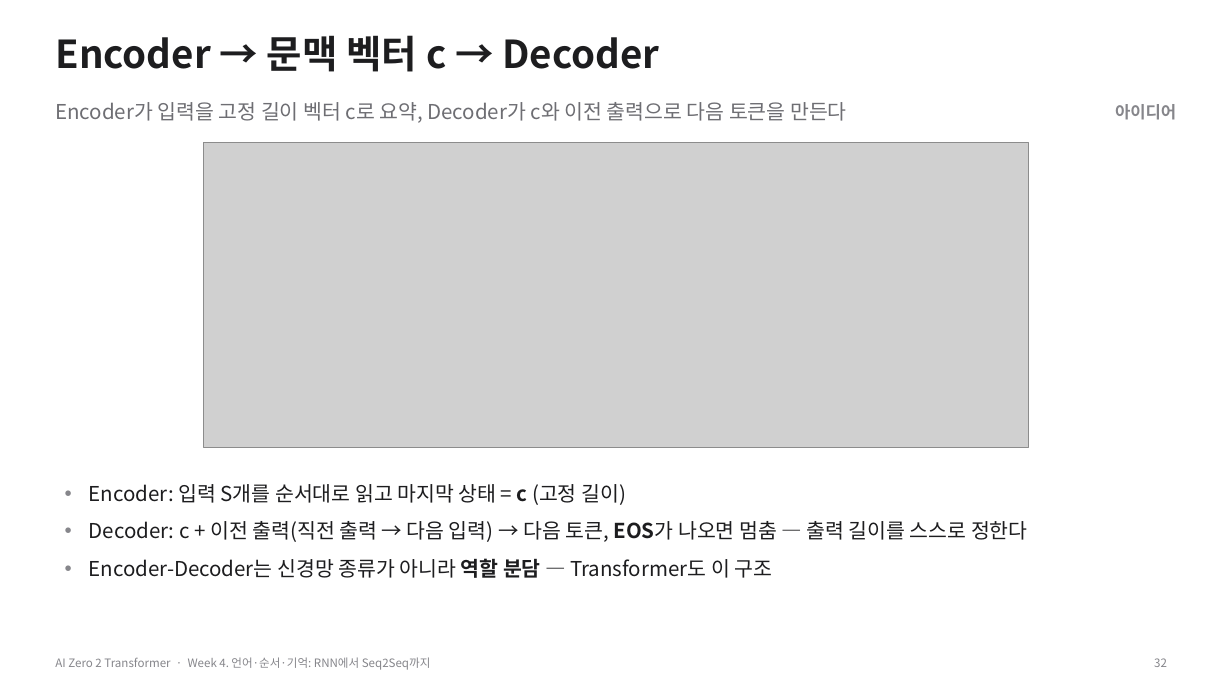
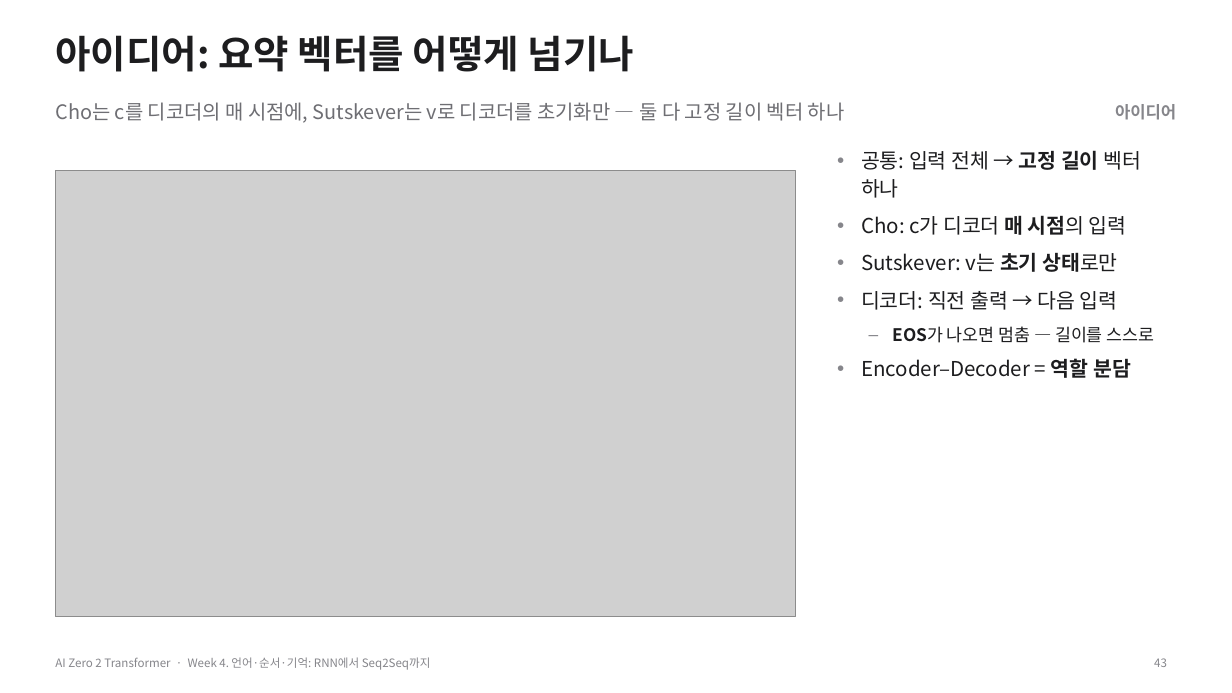
Before and after one commit to myunhh/AI-Zero-2-Transformers, a slide deck: slide 43 of lectures/week04_rnn_lstm_seq2seq.pptx (slide 32 before the commit). Drawn at 1232x693 pixels with LibreOffice and Linux fonts; fonts in the diff are those of the drawing; grey boxes stand for pictures. Boxes give left, top, right and bottom in pixels: in the first picture for what was removed or moved away, otherwise in the second. Text is boxed around its words. In the diff, an @@ line names an element or a change of style, - is before the commit and + after.

```diff
--- a/lectures/week04_rnn_lstm_seq2seq.pptx
+++ b/lectures/week04_rnn_lstm_seq2seq.pptx
@@ title at <box>55,35,634,72</box>: text changed @@
-Encoder → 문맥 벡터 c → Decoder
+아이디어: 요약 벡터를 어떻게 넘기나
@@ text at <box>55,102,845,123</box>: text changed; size 16 to 15.5 pt @@
-Encoder가 입력을 고정 길이 벡터 c로 요약, Decoder가 c와 이전 출력으로 다음 토큰을 만든다
+Cho는 c를 디코더의 매 시점에, Sutskever는 v로 디코더를 초기화만 — 둘 다 고정 길이 벡터 하나
@@ picture: place and size @@
-picture at <box>203,142,1029,447</box>
+picture at <box>55,170,796,616</box>
@@ text at <box>861,150,1155,378</box>: text changed @@
-• Encoder: 입력 S개를 순서대로 읽고 마지막 상태 = c (고정 길이)
-• Decoder: c + 이전 출력(직전 출력 → 다음 입력) → 다음 토큰, EOS가 나오면 멈춤 — 출력 길이를 스스로 정한다
-• Encoder-Decoder는 신경망 종류가 아니라 역할 분담 — Transformer도 이 구조
+• 공통: 입력 전체 → 고정 길이 벡터 하나
+• Cho: c가 디코더 매 시점의 입력
+• Sutskever: v는 초기 상태로만
+• 디코더: 직전 출력 → 다음 입력
+– EOS가 나오면 멈춤 — 길이를 스스로
+• Encoder–Decoder = 역할 분담
@@ page number at <box>1154,658,1167,667</box>: text changed @@
-32
+43
```
Also in this commit, not shown: 26 other slides changed, 29 slides added, 13 slides removed, 20 other files.
